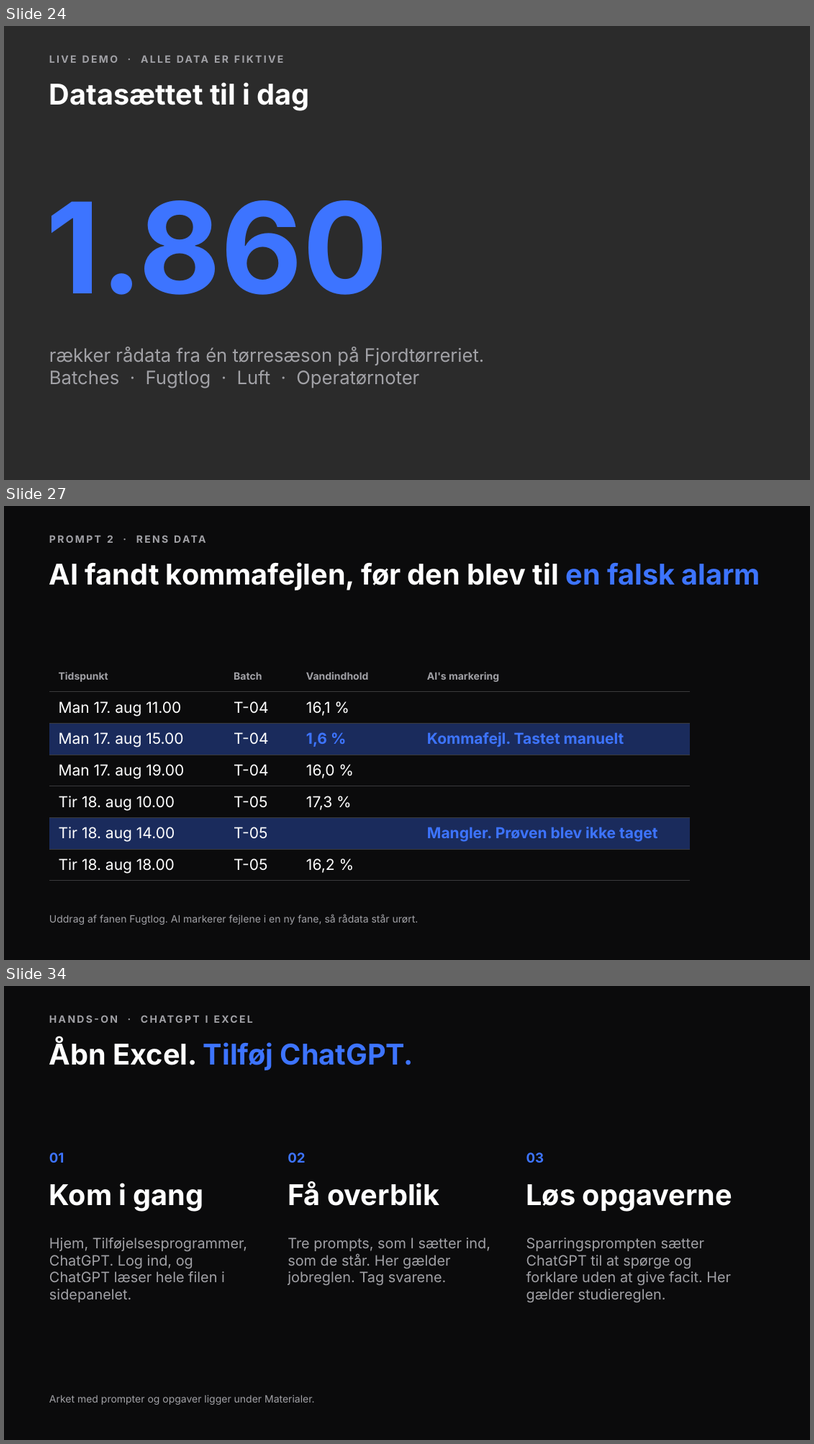
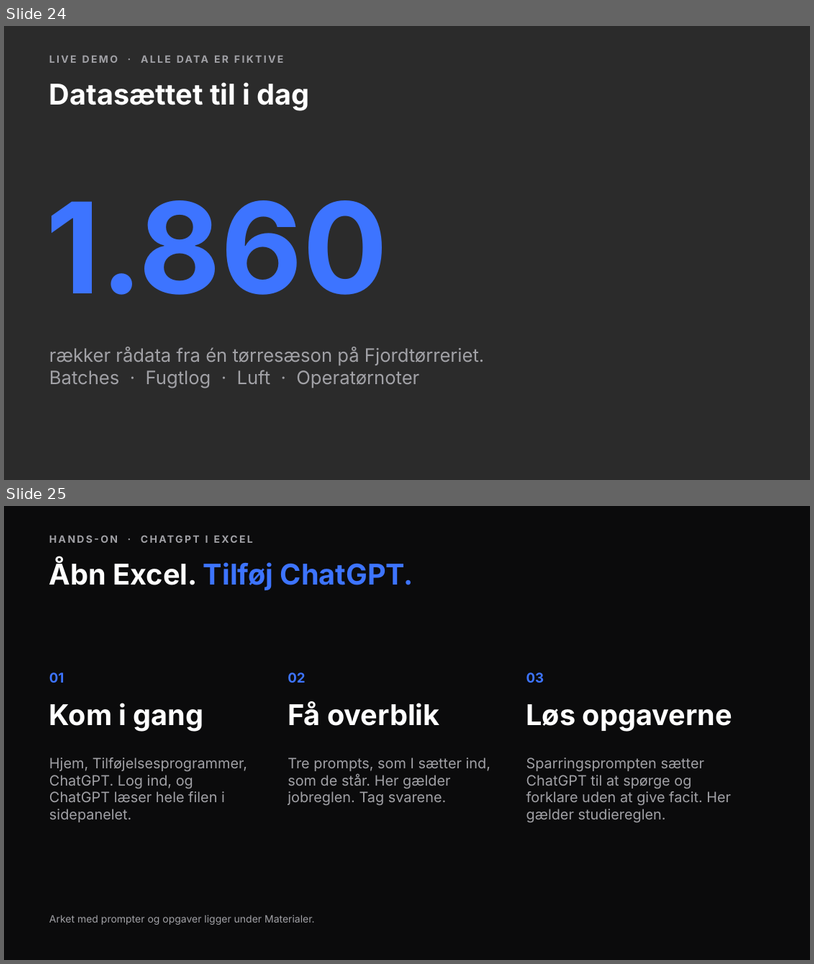
Before and after one commit to andr8769-ui/ucl-ai-undervisning, a slide deck: private/proces/praesentation.pptx. Shown one above the other, each under a label of ours: slides 24, 27 and 34 before the commit, slides 24 and 25 after it; the slides between them are not shown. The pictures are 814x1444 and 814x964 pixels, drawn with LibreOffice and Linux fonts; fonts in the diff are those of the drawing; background and template pictures are left out; a plain dark background stands for a picture behind light text. Boxes give left, top, right and bottom in pixels: in the first picture for what was removed or moved away, otherwise in the second. Text is boxed around its words. In the diff, an @@ line names an element or a change of style, - is before the commit and + after.

```diff
--- a/private/proces/praesentation.pptx
+++ b/private/proces/praesentation.pptx
@@ slide 27 removed at [4,506,810,960], background #0B0B0C @@
@@ text removed at [107,535,113,543] @@
-PROMPT 2 · RENS DATA
@@ title removed at [49,562,761,590] @@
-AI fandt kommafejlen, før den blev til en falsk alarm
@@ table removed at [49,660,691,876], 7 rows, 4 columns @@
-Tidspunkt | Batch | Vandindhold | AI's markering
-Man 17. aug 11.00 | T-04 | 16,1 % | 
-Man 17. aug 15.00 | T-04 | 1,6 % | Kommafejl. Tastet manuelt
-Man 17. aug 19.00 | T-04 | 16,0 % | 
-Tir 18. aug 10.00 | T-05 | 17,3 % | 
-Tir 18. aug 14.00 | T-05 |  | Mangler. Prøven blev ikke taget
-Tir 18. aug 18.00 | T-05 | 16,2 % | 
@@ text removed at [49,914,419,924] @@
-Uddrag af fanen Fugtlog. AI markerer fejlene i en ny fane, så rådata står urørt.
@@ what was slide 34 is now slide 25 @@
```
Also in this commit, not shown: 1 slide changed, 8 other slides removed, 41 other files.
